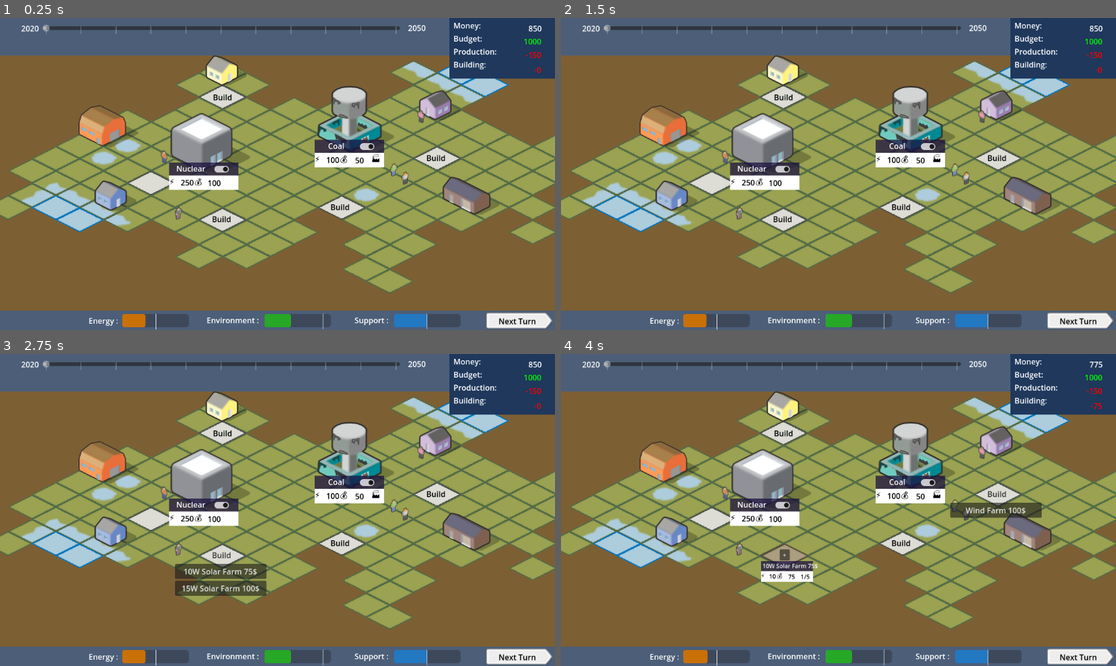
Above: before the commit, frames 1-4 (two rows, left to right).
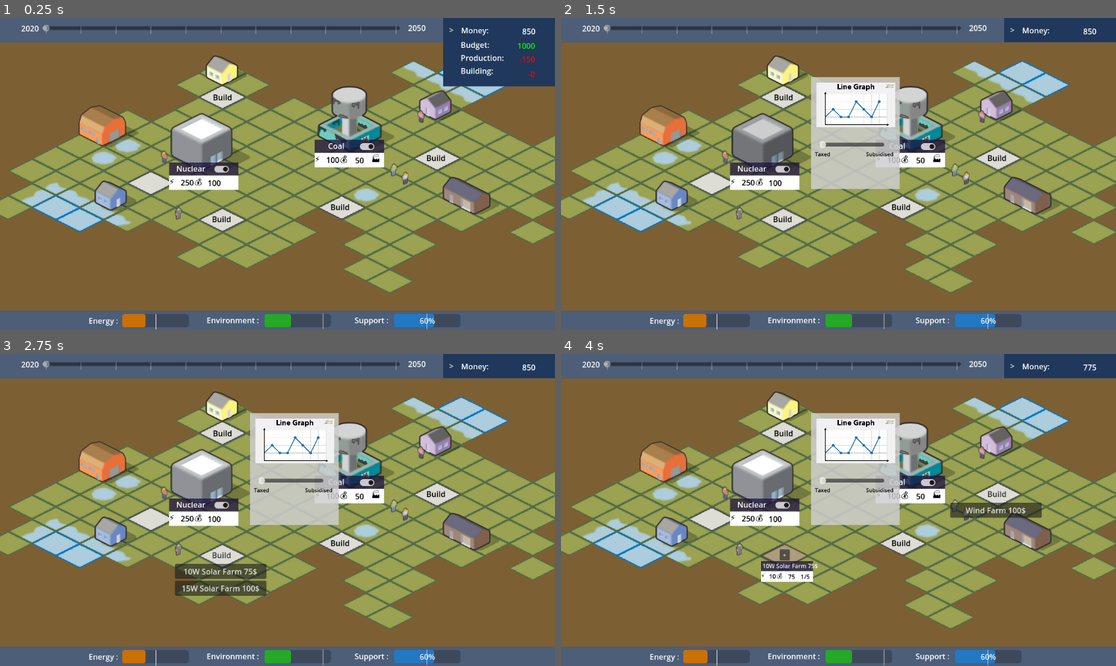
Above: after the commit, the same moments.

Repository: astonedf/SURE_PoC
Game: Godot game, scene res://Scenes/world.tscn
The game is run twice, just before and just after one commit, with the same random seed, the same clock (stepped at 60 frames per second) and the same inputs.
Inputs (mouse positions are in pixels of both pictures, inside the frame that each line leads up to):
- Up to frame 1 (0.25 s): no input
- Up to frame 2 (1.5 s): click (1060, 30) at 0.5 s, where only the run after the commit has a clickable ">"; click (766, 139) at 1.27 s
- Up to frame 3 (2.75 s): click "Build" at 2 s
- Up to frame 4 (4 s): click "10W Solar Farm 75$" at 2.75 s; click "Build" at 3.5 s

The runs differ from the first frame. In frame 1, 5.6% of the frame differs, in the area x 0-100%, y 0-100%; in frame 2, 13%; in frame 3, 12%; in frame 4, 12%.

Commit message:
power plant info

Diff:
--- a/SURE/Context.gd
+++ /dev/null
@@ -1,15 +0,0 @@
-extends Node2D
-
-var energy: int = 0
-var env: int = 0
-var trust: int = 0
-
-
-# Called when the node enters the scene tree for the first time.
-func _ready():
-	pass # Replace with function body.
-
-
-# Called every frame. 'delta' is the elapsed time since the previous frame.
-func _process(delta):
-	pass
--- a/SURE/Scenes/build_button.gd
+++ b/SURE/Scenes/build_button.gd
@@ -2,7 +2,7 @@
 
 @export var button_list: Array = []
 @export var path: String = ""
-@export var plus: bool = true
+@export var poll: bool = true
 
 var build_cost: int = 0
 
@@ -33,39 +33,39 @@
 	$Control.visible = !$Control.visible
 
 func _on_button_pressed(button):
+	if Global.money >= button[1]:
+		print(button)
+		#Global.build += button[1]
+		#Global.energy = button[2]
+		Global.update_ui()
+		var scene = load("res://Scenes/"+path+".tscn")
+		print(scene)
+		var instance = scene.instantiate()
+		instance.global_position = global_position
+		print(global_position)
+		if path == "farm":
+			print(button[0])
+			instance.label_name = str(button[0])
+			instance.energy = button[2]
+			instance.prod = button[3]
+			instance.build = button[1]
+			#instance.poll = poll
+			get_parent().add_child(instance)
+			queue_free()
+		if path == "build_process":
+			print(button[0])
+			instance.label_name = str(button[0])
+			#instance.energy = button[2]
+			#instance.cost = button[1]
+			#instance.plus = plus
+			get_parent().add_child(instance)
+			queue_free()
 
-	print(button)
-	#Global.build += button[1]
-	#Global.energy = button[2]
-	Global.update_ui()
-	var scene = load("res://Scenes/"+path+".tscn")
-	print(scene)
-	var instance = scene.instantiate()
-	instance.global_position = global_position
-	print(global_position)
-	if path == "farm":
-		print(button[0])
-		instance.label_name = str(button[0])
-		instance.energy = button[2]
-		instance.prod = button[3]
-		instance.build = button[1]
-		instance.plus = plus
-		get_parent().add_child(instance)
-		queue_free()
-	if path == "build_process":
-		print(button[0])
-		instance.label_name = str(button[0])
-		#instance.energy = button[2]
-		#instance.cost = button[1]
-		instance.plus = plus
-		get_parent().add_child(instance)
-		queue_free()
-
-	if path == "energy_plant":
-		instance.label_name = str(button[0])
-		instance.energy = button[2]
-		instance.prod = button[3]
-		instance.build = button[1]
-		instance.poll = plus
-		get_parent().add_child(instance)
-		queue_free()
+		if path == "energy_plant":
+			instance.label_name = str(button[0])
+			instance.energy = button[2]
+			instance.prod = button[3]
+			instance.build = button[1]
+			instance.poll = poll
+			get_parent().add_child(instance)
+			queue_free()
--- a/SURE/Scenes/build_process.tscn
+++ b/SURE/Scenes/build_process.tscn
@@ -48,32 +48,6 @@
 text = "⚡        💰         "
 vertical_alignment = 1
 
-[node name="Total" type="Label" parent="ColorRect2"]
-visible = false
-layout_mode = 0
-offset_left = 112.0
-offset_right = 144.0
-offset_bottom = 31.0
-tooltip_text = "This plant produces CO2"
-mouse_filter = 0
-theme_override_colors/font_color = Color(0, 0, 0, 1)
-text = "/5"
-horizontal_alignment = 1
-vertical_alignment = 1
-
-[node name="Num" type="Label" parent="ColorRect2"]
-visible = false
-layout_mode = 0
-offset_left = 98.6667
-offset_right = 130.667
-offset_bottom = 31.0
-tooltip_text = "This plant produces CO2"
-mouse_filter = 0
-theme_override_colors/font_color = Color(0, 0, 0, 1)
-text = "1"
-horizontal_alignment = 1
-vertical_alignment = 1
-
 [node name="Label2" type="Label" parent="ColorRect2"]
 layout_mode = 0
 offset_left = 18.6667
--- a/SURE/Scenes/context.tscn
+++ b/SURE/Scenes/context.tscn
@@ -1,6 +1,22 @@
-[gd_scene load_steps=2 format=3 uid="uid://lm7qe3tugxbl"]
+[gd_scene load_steps=2 format=3 uid="uid://d4mj81p8m3pr2"]
 
-[ext_resource type="Script" path="res://Context.gd" id="1_vxxw8"]
+[sub_resource type="GDScript" id="GDScript_tdmxx"]
+script/source = "extends Node2D
+
+var energy: int = 0
+var env: int = 0
+var trust: int = 0
+
+
+# Called when the node enters the scene tree for the first time.
+func _ready():
+	pass # Replace with function body.
+
+
+# Called every frame. 'delta' is the elapsed time since the previous frame.
+func _process(delta):
+	pass
+"
 
 [node name="Context" type="Node2D"]
-script = ExtResource("1_vxxw8")
+script = SubResource("GDScript_tdmxx")
--- a/SURE/Scenes/energy_bar.gd
+++ b/SURE/Scenes/energy_bar.gd
@@ -3,6 +3,8 @@
 var energyStyleLow = preload("res://Scenes/energy_bar.tres")
 var energyStyle = preload("res://Scenes/energybar_norm.tres")
 @onready var Global = get_node("/root/Ui")
+
+signal reached
 
 var energy_value: int = 0
 var energy_min: int = 500
@@ -16,6 +18,7 @@
 	else:
 		$Energy.set("theme_override_styles/fill", energyStyle)
 		print("normal")
+		emit_signal("reached")
 
 # Called every frame. 'delta' is the elapsed time since the previous frame.
 func _process(delta):
@@ -29,3 +32,4 @@
 		$Energy.set("theme_override_styles/fill", energyStyleLow)
 	else:
 		$Energy.set("theme_override_styles/fill", energyStyle)
+		emit_signal("reached")
--- a/SURE/Scenes/energy_plant.tscn
+++ b/SURE/Scenes/energy_plant.tscn
@@ -1,12 +1,45 @@
-[gd_scene load_steps=4 format=3 uid="uid://ct4blqwh4y6ab"]
+[gd_scene load_steps=5 format=3 uid="uid://ct4blqwh4y6ab"]
 
 [ext_resource type="Script" path="res://src/energy_plant.gd" id="1_kwxyt"]
 [ext_resource type="Texture2D" uid="uid://dss7fnknoqxtk" path="res://Assets/Buildings/barn_red_a.png" id="2_1cml2"]
+[ext_resource type="Texture2D" uid="uid://bg7vb5rl1redb" path="res://line-graph-example_27c5571306.jpg" id="3_j4eg8"]
 
 [sub_resource type="Theme" id="Theme_f6ssq"]
 
 [node name="EnergyPlant" type="Node2D"]
 script = ExtResource("1_kwxyt")
+
+[node name="Info" type="ColorRect" parent="."]
+visible = false
+z_index = 3
+offset_left = 80.0
+offset_top = -136.0
+offset_right = 264.0
+offset_bottom = 96.0
+color = Color(0.803922, 0.803922, 0.803922, 0.85098)
+
+[node name="Line-graph-example27c5571306" type="Sprite2D" parent="Info"]
+position = Vector2(92.8843, 57.75)
+scale = Vector2(0.13724, 0.13724)
+texture = ExtResource("3_j4eg8")
+
+[node name="Label" type="Label" parent="Info"]
+layout_mode = 0
+offset_left = 8.0
+offset_top = 152.0
+offset_right = 176.0
+offset_bottom = 175.0
+theme_override_colors/font_color = Color(0, 0, 0, 1)
+theme_override_font_sizes/font_size = 11
+text = "Taxed                          Subsidised"
+
+[node name="HSlider" type="HSlider" parent="Info"]
+layout_mode = 0
+offset_left = 16.0
+offset_top = 120.0
+offset_right = 152.0
+offset_bottom = 160.0
+scrollable = false
 
 [node name="Sprite2D" type="Sprite2D" parent="."]
 texture = ExtResource("2_1cml2")
@@ -96,6 +129,14 @@
 alignment = 1
 icon_alignment = 1
 
+[node name="Button" type="Button" parent="."]
+offset_left = -72.0
+offset_top = -56.0
+offset_right = 48.0
+offset_bottom = 40.0
+focus_mode = 0
+flat = true
+
 [node name="Area2D" type="Area2D" parent="."]
 visible = false
 z_index = 2
@@ -105,5 +146,8 @@
 polygon = PackedVector2Array(-7, 48, -84, 47, -83, 4, -82, -42, -7, -39, 61, -38, 74, 2, 61, 44)
 
 [connection signal="toggled" from="Switch" to="." method="_on_switch_toggled"]
+[connection signal="mouse_entered" from="Button" to="." method="_on_button_mouse_entered"]
+[connection signal="mouse_exited" from="Button" to="." method="_on_button_mouse_exited"]
+[connection signal="pressed" from="Button" to="." method="_on_button_pressed"]
 [connection signal="mouse_entered" from="Area2D" to="." method="_on_area_2d_mouse_entered"]
 [connection signal="mouse_exited" from="Area2D" to="." method="_on_area_2d_mouse_exited"]
--- a/SURE/Scenes/farm.gd
+++ b/SURE/Scenes/farm.gd
@@ -23,9 +23,7 @@
 	build_init = build
 
 
-	$Button.visible = plus
-	$ColorRect2/Total.visible = plus
-	$ColorRect2/Num.visible = plus
+
 
 	Global.update_ui()
 
@@ -36,7 +34,8 @@
 
 
 func _on_button_pressed():
-	if num < 5:
+	if num < 5 && Global.money >= build_init:
+		print(Global.money, build_init)
 		energy += energy_init
 		print(energy)
 		build += build_init
--- a/SURE/Scenes/farm.tscn
+++ b/SURE/Scenes/farm.tscn
@@ -51,7 +51,6 @@
 offset_left = 112.0
 offset_right = 144.0
 offset_bottom = 31.0
-tooltip_text = "This plant produces CO2"
 mouse_filter = 0
 theme_override_colors/font_color = Color(0, 0, 0, 1)
 text = "/5"
@@ -63,7 +62,6 @@
 offset_left = 98.6667
 offset_right = 130.667
 offset_bottom = 31.0
-tooltip_text = "This plant produces CO2"
 mouse_filter = 0
 theme_override_colors/font_color = Color(0, 0, 0, 1)
 text = "1"
--- a/SURE/Scenes/shock.tscn
+++ b/SURE/Scenes/shock.tscn
@@ -9,13 +9,12 @@
 [node name="Shock" type="CanvasLayer"]
 script = ExtResource("1_bkl8y")
 
-[node name="ColorRect2" type="ColorRect" parent="."]
+[node name="ColorRect2" type="Panel" parent="."]
 anchors_preset = 15
 anchor_right = 1.0
 anchor_bottom = 1.0
 grow_horizontal = 2
 grow_vertical = 2
-color = Color(0.2, 0.192157, 0.184314, 0.486275)
 
 [node name="ColorRect" type="ColorRect" parent="."]
 anchors_preset = 8
@@ -83,6 +82,9 @@
 offset_top = -56.0
 offset_right = 63.0
 offset_bottom = -30.0
+
+[node name="Line2D" parent="ColorRect/Result/EnergyBar/Energy" index="0"]
+position = Vector2(-257, -614)
 
 [node name="Text" type="Label" parent="ColorRect"]
 layout_mode = 1
@@ -157,3 +159,5 @@
 
 [connection signal="visibility_changed" from="." to="." method="_on_visibility_changed"]
 [connection signal="pressed" from="ColorRect/Result/Continue" to="." method="_on_continue_pressed"]
+
+[editable path="ColorRect/Result/EnergyBar"]
--- a/SURE/Scenes/sub_build_button.tscn
+++ /dev/null
@@ -1,20 +0,0 @@
-[gd_scene load_steps=2 format=3 uid="uid://bq6poumi4ufas"]
-
-[sub_resource type="GDScript" id="GDScript_achx4"]
-script/source = "extends Button
-
-
-# Called when the node enters the scene tree for the first time.
-func _ready():
-	pass # Replace with function body.
-
-
-# Called every frame. 'delta' is the elapsed time since the previous frame.
-func _process(delta):
-	pass
-"
-
-[node name="SubBuildButton" type="Button"]
-offset_right = 8.0
-offset_bottom = 8.0
-script = SubResource("GDScript_achx4")
--- a/SURE/Scenes/ui.gd
+++ b/SURE/Scenes/ui.gd
@@ -4,7 +4,8 @@
 @export var env: int = 0
 @export var trust: int = 0
 
-@export var money: int = 1000
+@export var budget: int = 1000
+var money: int
 @export var prod: int = 0
 var build: int = 0
 
@@ -16,8 +17,10 @@
 	$ColorRect/Label2/Env.value = env
 	$ColorRect/Label3/Trust.value = trust
 
-	$ColorRect2/ColorRect/money.text = str(money - prod)
-	$ColorRect2/ColorRect/budget.text = str(money)
+	money = budget - prod
+
+	$ColorRect2/ColorRect2/money.text = str(money)
+	$ColorRect2/ColorRect/budget.text = str(budget)
 	$ColorRect2/ColorRect/prod.text = str(prod)
 	$ColorRect2/ColorRect/Build.text = str(prod)
 
@@ -33,8 +36,10 @@
 	$ColorRect/Label2/Env.value = env
 	$ColorRect/Label3/Trust.value = trust
 
-	$ColorRect2/ColorRect/money.text = str(money - prod - build)
-	$ColorRect2/ColorRect/budget.text = str(money)
+	money = budget - prod - build
+
+	$ColorRect2/ColorRect2/money.text = str(money)
+	$ColorRect2/ColorRect/budget.text = str(budget)
 	$ColorRect2/ColorRect/prod.text = "-" + str(prod)
 	$ColorRect2/ColorRect/Build.text = "-" + str(build)
 
@@ -44,3 +49,11 @@
 
 func _on_label_pressed():
 	$Shock.visible = true
+
+
+func _on_energy_bar_reached():
+	$ColorRect/Next.visible = true
+
+
+func _on_money_ui_pressed():
+	$ColorRect2/ColorRect.visible = !$ColorRect2/ColorRect.visible
--- a/SURE/Scenes/ui.tscn
+++ b/SURE/Scenes/ui.tscn
@@ -24,7 +24,7 @@
 follow_viewport_enabled = true
 script = ExtResource("1_ebpph")
 env = 50
-trust = 50
+trust = 60
 
 [node name="ColorRect" type="ColorRect" parent="."]
 custom_minimum_size = Vector2(0, 40)
@@ -36,7 +36,8 @@
 grow_vertical = 0
 color = Color(0.298039, 0.368627, 0.470588, 1)
 
-[node name="GreySliderRight" type="NinePatchRect" parent="ColorRect"]
+[node name="Next" type="NinePatchRect" parent="ColorRect"]
+visible = false
 layout_mode = 0
 offset_left = 1009.0
 offset_top = 4.0
@@ -50,7 +51,7 @@
 patch_margin_bottom = 6
 metadata/_edit_group_ = true
 
-[node name="NextTurn" type="Button" parent="ColorRect/GreySliderRight"]
+[node name="NextTurn" type="Button" parent="ColorRect/Next"]
 layout_mode = 0
 offset_left = 3.0
 offset_top = 2.0
@@ -108,8 +109,7 @@
 offset_right = 220.0
 offset_bottom = 26.0
 theme_override_styles/fill = SubResource("StyleBoxFlat_mru71")
-value = 50.0
-show_percentage = false
+value = 60.0
 
 [node name="Line2D3" type="Line2D" parent="ColorRect/Label3/Trust"]
 position = Vector2(-263, -615)
@@ -121,7 +121,7 @@
 anchors_preset = -1
 anchor_right = 1.0
 anchor_bottom = 0.062
-offset_bottom = 37.52
+offset_bottom = 10.824
 grow_horizontal = 2
 color = Color(0.298039, 0.368627, 0.470588, 1)
 
@@ -130,75 +130,91 @@
 anchors_preset = 1
 anchor_left = 1.0
 anchor_right = 1.0
-offset_left = -219.0
-offset_bottom = 126.0
+offset_left = -232.0
+offset_bottom = 142.0
 grow_horizontal = 0
 color = Color(0.1224, 0.2214, 0.36, 1)
 
 [node name="VBoxContainer" type="VBoxContainer" parent="ColorRect2/ColorRect"]
 layout_mode = 0
-offset_top = 4.0
-offset_right = 98.0
-offset_bottom = 90.0
-
-[node name="Label" type="Label" parent="ColorRect2/ColorRect/VBoxContainer"]
-layout_mode = 2
+offset_left = 28.0
+offset_top = 44.0
+offset_right = 131.0
+offset_bottom = 131.0
+
+[node name="Label3" type="Label" parent="ColorRect2/ColorRect/VBoxContainer"]
+layout_mode = 2
+text = "  Budget:"
+vertical_alignment = 1
+
+[node name="Label2" type="Label" parent="ColorRect2/ColorRect/VBoxContainer"]
+layout_mode = 2
+text = "  Production: "
+vertical_alignment = 1
+
+[node name="Label4" type="Label" parent="ColorRect2/ColorRect/VBoxContainer"]
+layout_mode = 2
+text = "  Building: "
+vertical_alignment = 1
+
+[node name="prod" type="Label" parent="ColorRect2/ColorRect"]
+layout_mode = 0
+offset_left = 51.0
+offset_top = 66.0
+offset_right = 191.0
+offset_bottom = 106.0
+theme_override_colors/font_color = Color(1, 0, 0, 1)
+text = "000"
+horizontal_alignment = 2
+vertical_alignment = 1
+
+[node name="Build" type="Label" parent="ColorRect2/ColorRect"]
+layout_mode = 0
+offset_left = 51.0
+offset_top = 97.0
+offset_right = 191.0
+offset_bottom = 137.0
+theme_override_colors/font_color = Color(1, 0, 0, 1)
+text = "000"
+horizontal_alignment = 2
+vertical_alignment = 1
+
+[node name="budget" type="Label" parent="ColorRect2/ColorRect"]
+layout_mode = 0
+offset_left = 49.0
+offset_top = 38.0
+offset_right = 191.0
+offset_bottom = 78.0
+theme_override_colors/font_color = Color(0, 1, 0, 1)
+text = "000"
+horizontal_alignment = 2
+vertical_alignment = 1
+
+[node name="ColorRect2" type="ColorRect" parent="ColorRect2"]
+layout_mode = 1
+anchors_preset = 1
+anchor_left = 1.0
+anchor_right = 1.0
+offset_left = -232.0
+offset_bottom = 50.0
+grow_horizontal = 0
+color = Color(0.121569, 0.219608, 0.360784, 1)
+
+[node name="Label" type="Label" parent="ColorRect2/ColorRect2"]
+layout_mode = 2
+offset_left = 29.0
+offset_top = 13.0
+offset_right = 132.0
+offset_bottom = 39.0
 text = "  Money:"
 vertical_alignment = 1
 
-[node name="Label3" type="Label" parent="ColorRect2/ColorRect/VBoxContainer"]
-layout_mode = 2
-text = "  Budget:"
-vertical_alignment = 1
-
-[node name="Label2" type="Label" parent="ColorRect2/ColorRect/VBoxContainer"]
-layout_mode = 2
-text = "  Production: "
-vertical_alignment = 1
-
-[node name="Label4" type="Label" parent="ColorRect2/ColorRect/VBoxContainer"]
-layout_mode = 2
-text = "  Building: "
-vertical_alignment = 1
-
-[node name="money" type="Label" parent="ColorRect2/ColorRect"]
+[node name="money" type="Label" parent="ColorRect2/ColorRect2"]
 layout_mode = 0
 offset_left = 101.0
+offset_top = 6.0
 offset_right = 192.0
-offset_bottom = 44.0
-text = "000"
-horizontal_alignment = 2
-vertical_alignment = 1
-
-[node name="prod" type="Label" parent="ColorRect2/ColorRect"]
-layout_mode = 0
-offset_left = 51.0
-offset_top = 57.0
-offset_right = 191.0
-offset_bottom = 97.0
-theme_override_colors/font_color = Color(1, 0, 0, 1)
-text = "000"
-horizontal_alignment = 2
-vertical_alignment = 1
-
-[node name="Build" type="Label" parent="ColorRect2/ColorRect"]
-layout_mode = 0
-offset_left = 51.0
-offset_top = 88.0
-offset_right = 191.0
-offset_bottom = 128.0
-theme_override_colors/font_color = Color(1, 0, 0, 1)
-text = "000"
-horizontal_alignment = 2
-vertical_alignment = 1
-
-[node name="budget" type="Label" parent="ColorRect2/ColorRect"]
-layout_mode = 0
-offset_left = 49.0
-offset_top = 29.0
-offset_right = 191.0
-offset_bottom = 69.0
-theme_override_colors/font_color = Color(0, 1, 0, 1)
+offset_bottom = 50.0
 text = "000"
 horizontal_alignment = 2
 vertical_alignment = 1
@@ -230,10 +246,25 @@
 offset_bottom = 22.0
 text = "2050"
 
+[node name="MoneyUI" type="Button" parent="ColorRect2"]
+layout_mode = 1
+anchors_preset = 1
+anchor_left = 1.0
+anchor_right = 1.0
+offset_left = -232.0
+offset_bottom = 50.0
+grow_horizontal = 0
+focus_mode = 0
+text = "  >"
+flat = true
+alignment = 0
+
 [node name="Bubble" parent="." instance=ExtResource("3_nonk7")]
 visible = false
 
 [node name="Shock" parent="." instance=ExtResource("5_tj765")]
 visible = false
 
-[connection signal="pressed" from="ColorRect/GreySliderRight/NextTurn" to="." method="_on_label_pressed"]
+[connection signal="pressed" from="ColorRect/Next/NextTurn" to="." method="_on_label_pressed"]
+[connection signal="reached" from="ColorRect/EnergyBar" to="." method="_on_energy_bar_reached"]
+[connection signal="pressed" from="ColorRect2/MoneyUI" to="." method="_on_money_ui_pressed"]
--- /dev/null
+++ b/SURE/Scenes/window.tscn
@@ -0,0 +1,110 @@
+[gd_scene load_steps=2 format=3 uid="uid://jj476u8yn2g8"]
+
+[ext_resource type="Texture2D" uid="uid://vakeu7mmf084" path="res://icon.svg" id="1_t74m5"]
+
+[node name="Window" type="CanvasLayer"]
+
+[node name="MarginContainer" type="MarginContainer" parent="."]
+anchors_preset = 15
+anchor_right = 1.0
+anchor_bottom = 1.0
+grow_horizontal = 2
+grow_vertical = 2
+
+[node name="Panel" type="Panel" parent="MarginContainer"]
+layout_mode = 2
+
+[node name="ColorRect" type="ColorRect" parent="MarginContainer/Panel"]
+layout_mode = 0
+offset_left = 176.0
+offset_top = 64.0
+offset_right = 1008.0
+offset_bottom = 576.0
+color = Color(0.843137, 0.921569, 0.968627, 1)
+
+[node name="VBoxContainer" type="VBoxContainer" parent="MarginContainer/Panel/ColorRect"]
+layout_mode = 2
+offset_left = 16.0
+offset_top = 16.0
+offset_right = 288.0
+offset_bottom = 496.0
+grow_vertical = 2
+
+[node name="Button" type="Button" parent="MarginContainer/Panel/ColorRect/VBoxContainer"]
+custom_minimum_size = Vector2(0, 80)
+layout_mode = 2
+text = "Policy 1"
+
+[node name="Button2" type="Button" parent="MarginContainer/Panel/ColorRect/VBoxContainer"]
+custom_minimum_size = Vector2(0, 80)
+layout_mode = 2
+text = "Policy 2"
+
+[node name="Button3" type="Button" parent="MarginContainer/Panel/ColorRect/VBoxContainer"]
+custom_minimum_size = Vector2(0, 80)
+layout_mode = 2
+text = "Policy 3"
+
+[node name="Button4" type="Button" parent="MarginContainer/Panel/ColorRect/VBoxContainer"]
+custom_minimum_size = Vector2(0, 80)
+layout_mode = 2
+text = "Policy 4"
+
+[node name="Button5" type="Button" parent="MarginContainer/Panel/ColorRect/VBoxContainer"]
+custom_minimum_size = Vector2(0, 80)
+layout_mode = 2
+text = "Policy n"
+
+[node name="ColorRect" type="ColorRect" parent="MarginContainer/Panel/ColorRect"]
+layout_mode = 0
+offset_left = 336.0
+offset_top = 80.0
+offset_right = 792.0
+offset_bottom = 472.0
+color = Color(0.902066, 0.952443, 0.98218, 1)
+
+[node name="Title" type="Label" parent="MarginContainer/Panel/ColorRect"]
+layout_mode = 0
+offset_left = 360.0
+offset_top = 24.0
+offset_right = 568.0
+offset_bottom = 64.0
+theme_override_colors/font_color = Color(0.270588, 0.270588, 0.270588, 1)
+theme_override_font_sizes/font_size = 31
+text = "Policy"
+vertical_alignment = 1
+
+[node name="Text" type="Label" parent="MarginContainer/Panel/ColorRect"]
+layout_mode = 0
+offset_left = 360.0
+offset_top = 104.0
+offset_right = 768.0
+offset_bottom = 360.0
+theme_override_colors/font_color = Color(0.270588, 0.270588, 0.270588, 1)
+theme_override_font_sizes/font_size = 15
+text = "Lorem ipsum dolor sit amet, consectetur adipiscing elit, sed do eiusmod tempor incididunt ut labore et dolore magna aliqua. Ut enim ad minim veniam, quis nostrud exercitation ullamco laboris nisi ut aliquip ex ea commodo consequat. Duis aute irure dolor in reprehenderit in voluptate velit esse cillum dolore eu fugiat nulla pariatur. Excepteur sint occaecat cupidatat non proident, sunt in culpa qui officia deserunt mollit anim id est laborum."
+horizontal_alignment = 3
+autowrap_mode = 3
+
+[node name="Effect" type="Label" parent="MarginContainer/Panel/ColorRect"]
+layout_mode = 0
+offset_left = 360.0
+offset_top = 344.0
+offset_right = 768.0
+offset_bottom = 456.0
+theme_override_colors/font_color = Color(0.270588, 0.270588, 0.270588, 1)
+theme_override_font_sizes/font_size = 15
+text = "+ n ⚡
+- n 💰
+n turns 🕒"
+horizontal_alignment = 1
+vertical_alignment = 3
+autowrap_mode = 3
+
+[node name="TextureButton" type="TextureButton" parent="."]
+offset_left = 88.0
+offset_top = 160.0
+offset_right = 216.0
+offset_bottom = 288.0
+scale = Vector2(0.5, 0.5)
+texture_normal = ExtResource("1_t74m5")
--- a/SURE/Scenes/world.tscn
+++ b/SURE/Scenes/world.tscn
@@ -136,7 +136,6 @@
 theme_override_colors/font_pressed_color = Color(0.372549, 0.372549, 0.372549, 1)
 button_list = [["200W Hydro 10 years", 200, 200], ["350W Hydro 15 years", 300, 350]]
 path = "build_process"
-plus = false
 
 [node name="BuildGas" parent="." instance=ExtResource("16_pnu0i")]
 offset_left = 438.0
--- a/SURE/src/energy_plant.gd
+++ b/SURE/src/energy_plant.gd
@@ -48,3 +48,15 @@
 		if poll:
 			Global.env += poll_value
 		Global.update_ui()
+
+
+func _on_button_pressed():
+	$Info.visible = !$Info.visible
+
+
+func _on_button_mouse_entered():
+	$Sprite2D.set_modulate(Color("#cdcdcd"))
+
+
+func _on_button_mouse_exited():
+	$Sprite2D.set_modulate(Color(1,1,1,1))
Not shown: 1 places in SURE/Scenes/greenplant.tscn that only renumber resources
Binary file added: SURE/line-graph-example_27c5571306.jpg
Not shown, added: SURE/line-graph-example_27c5571306.jpg.import
